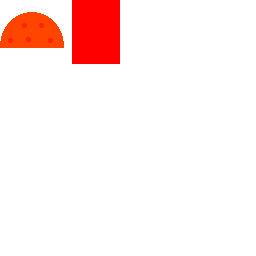
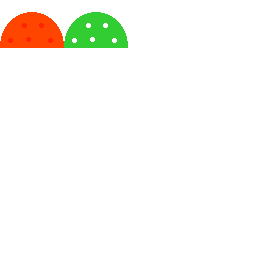
Layers edited between the first and the second w=256, h=256 image:
painted on "Background" over [64,0,128,64]
